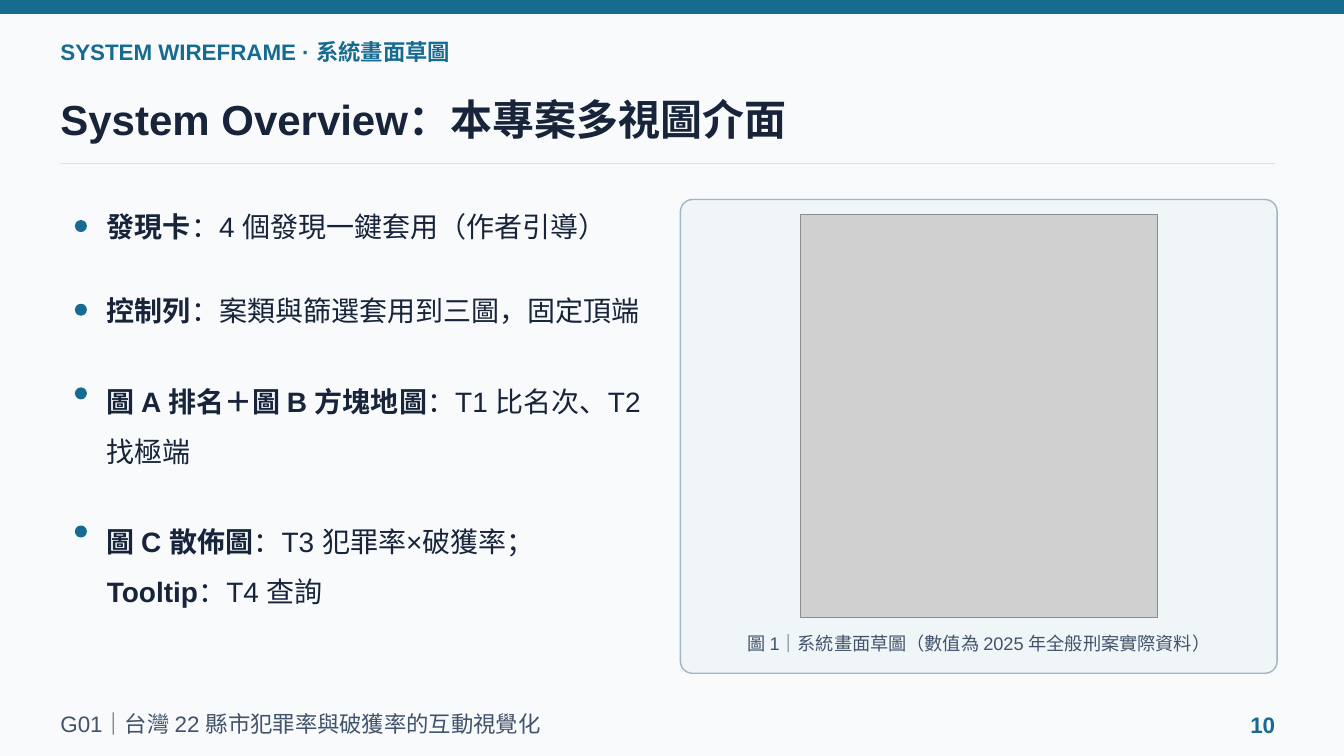
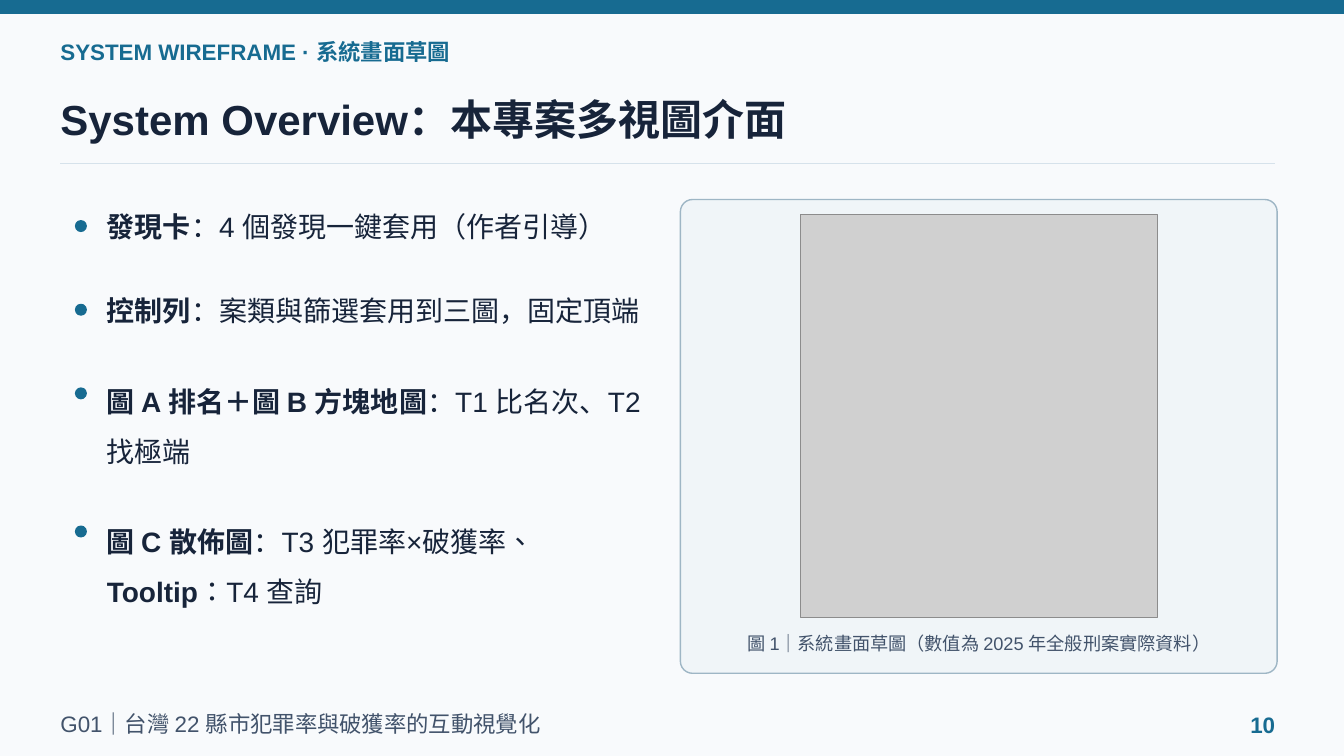
Before and after one commit to powerkaifu/taiwan-crime-rate-vis, a slide deck: slide 10 of docs/VIS_Final_Proposal_G01.pptx. Drawn at 1344x756 pixels with LibreOffice and Linux fonts; fonts in the diff are those of the drawing; grey boxes stand for pictures. Boxes give left, top, right and bottom in pixels: in the first picture for what was removed or moved away, otherwise in the second. Text is boxed around its words. In the diff, an @@ line names an element or a change of style, - is before the commit and + after.

```diff
--- a/docs/VIS_Final_Proposal_G01.pptx
+++ b/docs/VIS_Final_Proposal_G01.pptx
@@ text at [107, 524, 535, 560]: text changed @@
-圖 C 散佈圖：T3 犯罪率×破獲率；
+圖 C 散佈圖：T3 犯罪率×破獲率、
```
Also in this commit, not shown: 5 other slides changed, 1 other file.
